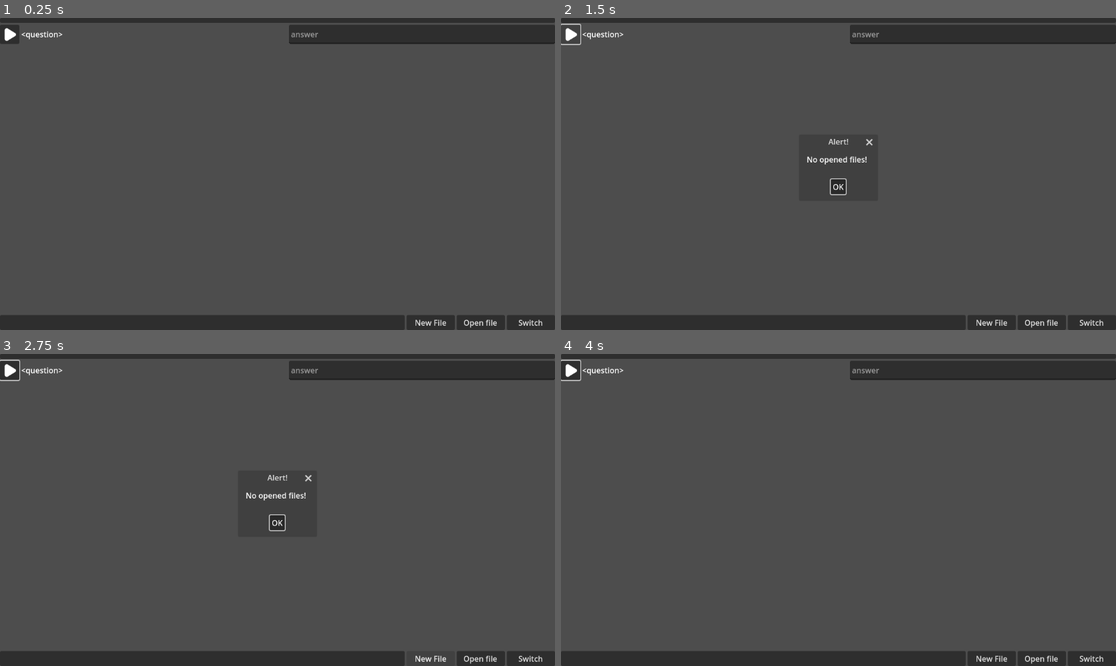
Above: before the commit, frames 1-4 (two rows, left to right).
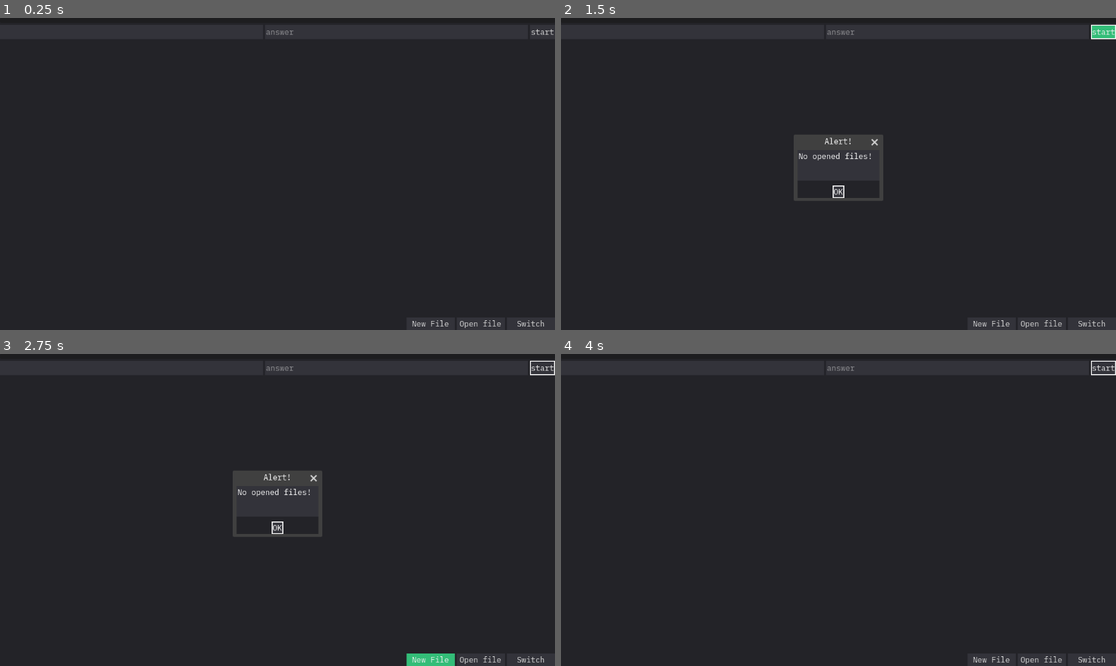
Above: after the commit, the same moments.

Repository: Extner32/mindLab
Game: Godot game, scene res://main.tscn
Two runs of this game, one before a commit and one after it. Both use one fixed random seed, a clock stepped at 60 frames per second and the inputs below.
Inputs (mouse positions are in pixels of both pictures, inside the frame that each line leads up to; where the layout moved, square brackets give the same spot in the first picture):
- Up to frame 1 (0.25 s): no input
- Up to frame 2 (1.5 s): click (1104, 30) [572, 33] at 0.5 s; click (1104, 30) [572, 33] at 1.25 s
- Up to frame 3 (2.75 s): click "New File" at 2 s
- Up to frame 4 (4 s): click "New File" at 2.75 s; click "OK" at 3.5 s

The runs differ from the first frame. In frame 1, 91% of the frame differs, in the area x 0-100%, y 0-100%; in frame 2, 89%; in frame 3, 89%; in frame 4, 91%.
Error before the commit: Parse Error: Expected indented block after function declaration. (res://learning/OneCycle.gd:28)

Commit message:
themes!  yay

Diff:
--- a/file manager/file_manager.tscn
+++ b/file manager/file_manager.tscn
@@ -1,6 +1,7 @@
-[gd_scene load_steps=2 format=3 uid="uid://cuf8vatop611e"]
+[gd_scene load_steps=3 format=3 uid="uid://cuf8vatop611e"]
 
 [ext_resource type="Script" path="res://file manager/file_manager.gd" id="1_yk35e"]
+[ext_resource type="Theme" uid="uid://bgr3x6jwhynme" path="res://themes/dark_theme.tres" id="2_em32t"]
 
 [node name="FileManager" type="Node"]
 process_mode = 1
@@ -11,6 +12,7 @@
 title = "Open File(s)"
 initial_position = 2
 size = Vector2i(700, 500)
+theme = ExtResource("2_em32t")
 ok_button_text = "Open"
 file_mode = 1
 access = 2
@@ -20,7 +22,8 @@
 
 [node name="FileOpenedDialog" type="AcceptDialog" parent="."]
 initial_position = 2
-size = Vector2i(200, 100)
+size = Vector2i(237, 100)
+theme = ExtResource("2_em32t")
 dialog_text = "File is already opened!"
 
 [connection signal="files_selected" from="FileDialog" to="." method="_on_file_dialog_files_selected"]
--- a/learning/OneCycle.gd
+++ b/learning/OneCycle.gd
@@ -5,19 +5,23 @@
 @onready var prev_pairs = $"../../VBoxContainer/PrevPairs"
 
 
-func step(all_wordpairs, wp_idx):
+func step(all_wordpairs, wp_idx, parent):
 	if UserSettings.reversed_direction:
 		question.text = all_wordpairs[wp_idx].nat_word
 
-func check(all_wordpairs, wp_idx):
+func check(all_wordpairs, wp_idx, parent):
 	if UserSettings.reversed_direction:
 
 		if answer.text == all_wordpairs[wp_idx].new_word:
 			all_wordpairs[wp_idx].history.append(true)
 			prev_pairs.text = "[bgcolor="+UserSettings.correct_color.to_html()+"]"+all_wordpairs[wp_idx].nat_word+": "+all_wordpairs[wp_idx].new_word+"[/bgcolor]"+"\n"+prev_pairs.text
+			parent.correct_words += 1
 		else:
 			all_wordpairs[wp_idx].history.append(false)
 			prev_pairs.text = "[bgcolor="+UserSettings.wrong_color.to_html()+"]"+all_wordpairs[wp_idx].nat_word+": "+answer.text+": "+all_wordpairs[wp_idx].new_word+"[/bgcolor]"+"\n"+prev_pairs.text
+			parent.wrong_words += 1
+
+		answer.text = ""
 
 	if wp_idx+1 >=len(all_wordpairs):
 		end()
@@ -26,3 +30,4 @@
 	return wp_idx + 1
 
 func end():
+	pass
--- a/learning/learning.gd
+++ b/learning/learning.gd
@@ -3,8 +3,20 @@
 var all_wordpairs = []
 var wp_idx = 0
 var learning = false
+
+var correct_words = 0
+var wrong_words = 0
+
 @onready var prev_pairs = $VBoxContainer/PrevPairs
 @onready var answer = $VBoxContainer/HBoxContainer/Answer
+
+func _ready():
+	var correct_stylebox = StyleBoxFlat.new()
+	correct_stylebox.bg_color = UserSettings.correct_color
+	var wrong_stylebox = StyleBoxFlat.new()
+	wrong_stylebox.bg_color = UserSettings.wrong_color
+	$VBoxContainer/Bars/CorrectBar.add_theme_stylebox_override("fill", correct_stylebox)
+	$VBoxContainer/Bars/WrongBar.add_theme_stylebox_override("fill", wrong_stylebox)
 
 func combine_files(opened_files):
 	reset()
@@ -20,11 +32,13 @@
 
 func _process(delta):
 	if learning:
+		$VBoxContainer/Bars/CorrectBar.value = correct_words
+		$VBoxContainer/Bars/WrongBar.value = wrong_words
 		match UserSettings.learn_mode:
 			UserSettings.learn_modes.ONE_CYCLE:
-				$Modes/OneCycle.step(all_wordpairs, wp_idx)
+				$Modes/OneCycle.step(all_wordpairs, wp_idx, self)
 				if Input.is_action_just_pressed("enter"):
-					wp_idx = $Modes/OneCycle.check(all_wordpairs, wp_idx)
+					wp_idx = $Modes/OneCycle.check(all_wordpairs, wp_idx, self)
 			UserSettings.learn_modes.REPEAT:
 				pass
 
@@ -44,6 +58,8 @@
 	prev_pairs.text = ""
 	$VBoxContainer/HBoxContainer/Question.text = ""
 	$VBoxContainer/HBoxContainer/Answer.text = ""
+	correct_words = 0
+	wrong_words = 0
 
 func _on_start_button_pressed():
 	if len(all_wordpairs) == 0:
--- a/learning/learning.tscn
+++ b/learning/learning.tscn
@@ -1,14 +1,11 @@
-[gd_scene load_steps=8 format=3 uid="uid://coo8e5vjcprxg"]
+[gd_scene load_steps=7 format=3 uid="uid://coo8e5vjcprxg"]
 
+[ext_resource type="Theme" uid="uid://bgr3x6jwhynme" path="res://themes/dark_theme.tres" id="1_b3rfn"]
 [ext_resource type="Script" path="res://learning/learning.gd" id="1_xqwy1"]
-[ext_resource type="Texture2D" uid="uid://b14xecnkxobno" path="res://learning/start.png" id="2_4mvmt"]
 [ext_resource type="Script" path="res://learning/OneCycle.gd" id="3_77uqp"]
 
 [sub_resource type="StyleBoxFlat" id="StyleBoxFlat_6hkxv"]
 bg_color = Color(0.6, 0.6, 0.6, 0)
-
-[sub_resource type="StyleBoxFlat" id="StyleBoxFlat_nvxjl"]
-bg_color = Color(0, 1, 0, 1)
 
 [sub_resource type="StyleBoxFlat" id="StyleBoxFlat_ds7nr"]
 bg_color = Color(0.6, 0.6, 0.6, 0)
@@ -25,6 +22,7 @@
 grow_vertical = 2
 size_flags_horizontal = 3
 size_flags_vertical = 3
+theme = ExtResource("1_b3rfn")
 script = ExtResource("1_xqwy1")
 
 [node name="VBoxContainer" type="VBoxContainer" parent="."]
@@ -39,13 +37,13 @@
 custom_minimum_size = Vector2(0, 10)
 layout_mode = 2
 size_flags_vertical = 0
+theme = ExtResource("1_b3rfn")
 
 [node name="CorrectBar" type="ProgressBar" parent="VBoxContainer/Bars"]
 custom_minimum_size = Vector2(0, 10)
 layout_mode = 2
 size_flags_horizontal = 3
 theme_override_styles/background = SubResource("StyleBoxFlat_6hkxv")
-theme_override_styles/fill = SubResource("StyleBoxFlat_nvxjl")
 step = 1.0
 rounded = true
 show_percentage = false
@@ -62,37 +60,36 @@
 show_percentage = false
 
 [node name="HBoxContainer" type="HBoxContainer" parent="VBoxContainer"]
-custom_minimum_size = Vector2(0, 40)
+custom_minimum_size = Vector2(0, 25)
 layout_mode = 2
-
-[node name="StartButton" type="Button" parent="VBoxContainer/HBoxContainer"]
-custom_minimum_size = Vector2(40, 40)
-layout_mode = 2
-icon = ExtResource("2_4mvmt")
-expand_icon = true
 
 [node name="Question" type="Label" parent="VBoxContainer/HBoxContainer"]
 layout_mode = 2
 size_flags_horizontal = 3
-text = "<question>"
+size_flags_vertical = 1
+vertical_alignment = 1
 
 [node name="Answer" type="LineEdit" parent="VBoxContainer/HBoxContainer"]
 layout_mode = 2
 size_flags_horizontal = 3
 placeholder_text = "answer"
 
+[node name="StartButton" type="Button" parent="VBoxContainer/HBoxContainer"]
+layout_mode = 2
+text = "start"
+icon_alignment = 1
+
 [node name="PrevPairs" type="RichTextLabel" parent="VBoxContainer"]
 layout_mode = 2
 size_flags_vertical = 3
-focus_mode = 2
 theme_override_colors/default_color = Color(1, 1, 1, 1)
 bbcode_enabled = true
 scroll_following = true
-selection_enabled = true
+shortcut_keys_enabled = false
 
 [node name="NoFilesDialog" type="AcceptDialog" parent="."]
 initial_position = 2
-size = Vector2i(148, 100)
+size = Vector2i(170, 100)
 dialog_text = "No opened files!"
 
 [node name="Modes" type="Node" parent="."]
--- a/main.tscn
+++ b/main.tscn
@@ -1,5 +1,6 @@
-[gd_scene load_steps=5 format=3 uid="uid://6yuk1qnvfge0"]
+[gd_scene load_steps=6 format=3 uid="uid://6yuk1qnvfge0"]
 
+[ext_resource type="Theme" uid="uid://bgr3x6jwhynme" path="res://themes/dark_theme.tres" id="1_7tyyd"]
 [ext_resource type="Script" path="res://main.gd" id="1_ip5id"]
 [ext_resource type="PackedScene" uid="uid://cuf8vatop611e" path="res://file manager/file_manager.tscn" id="2_abvjp"]
 [ext_resource type="PackedScene" uid="uid://bi6fob6qdiqmv" path="res://editor/editor.tscn" id="2_ti8p7"]
@@ -12,6 +13,7 @@
 anchor_bottom = 1.0
 grow_horizontal = 2
 grow_vertical = 2
+theme = ExtResource("1_7tyyd")
 script = ExtResource("1_ip5id")
 
 [node name="VBoxContainer" type="VBoxContainer" parent="."]
@@ -31,7 +33,7 @@
 layout_mode = 2
 
 [node name="HBoxContainer" type="HBoxContainer" parent="VBoxContainer"]
-custom_minimum_size = Vector2(0, 15)
+custom_minimum_size = Vector2(0, 25)
 layout_mode = 2
 size_flags_vertical = 10
 size_flags_stretch_ratio = 0.0
--- a/project.godot
+++ b/project.godot
@@ -40,3 +40,4 @@
 
 renderer/rendering_method="gl_compatibility"
 renderer/rendering_method.mobile="gl_compatibility"
+environment/defaults/default_clear_color=Color(0.137255, 0.137255, 0.156863, 1)
--- /dev/null
+++ b/themes/dark_theme.tres
@@ -0,0 +1,105 @@
+[gd_resource type="Theme" load_steps=13 format=3 uid="uid://bgr3x6jwhynme"]
+
+[ext_resource type="FontFile" uid="uid://cllq2talkpjey" path="res://IBMPlexMono-Regular.ttf" id="1_nje6u"]
+
+[sub_resource type="StyleBoxFlat" id="StyleBoxFlat_stugu"]
+bg_color = Color(0.137255, 0.137255, 0.156863, 1)
+
+[sub_resource type="StyleBoxFlat" id="StyleBoxFlat_qsdm3"]
+content_margin_left = 2.0
+content_margin_top = 2.0
+content_margin_right = 2.0
+content_margin_bottom = 2.0
+bg_color = Color(0.6, 0.6, 0.6, 0)
+border_width_left = 2
+border_width_top = 2
+border_width_right = 2
+border_width_bottom = 2
+border_color = Color(1, 1, 1, 1)
+
+[sub_resource type="StyleBoxFlat" id="StyleBoxFlat_7luci"]
+content_margin_left = 2.0
+content_margin_top = 2.0
+content_margin_right = 2.0
+content_margin_bottom = 2.0
+bg_color = Color(0.2, 0.741176, 0.470588, 1)
+
+[sub_resource type="StyleBoxFlat" id="StyleBoxFlat_c7ajh"]
+content_margin_left = 2.0
+content_margin_top = 2.0
+content_margin_right = 2.0
+content_margin_bottom = 2.0
+bg_color = Color(0.2, 0.2, 0.227451, 1)
+
+[sub_resource type="StyleBoxFlat" id="StyleBoxFlat_ckvnd"]
+content_margin_left = 2.0
+content_margin_top = 2.0
+content_margin_right = 2.0
+content_margin_bottom = 2.0
+bg_color = Color(0.137255, 0.137255, 0.156863, 1)
+
+[sub_resource type="StyleBoxFlat" id="StyleBoxFlat_o35sh"]
+content_margin_left = 2.0
+content_margin_top = 2.0
+content_margin_right = 2.0
+content_margin_bottom = 2.0
+bg_color = Color(0.2, 0.2, 0.227451, 1)
+
+[sub_resource type="StyleBoxFlat" id="StyleBoxFlat_frrr1"]
+content_margin_left = 2.0
+content_margin_top = 2.0
+content_margin_right = 2.0
+content_margin_bottom = 2.0
+bg_color = Color(0.6, 0.6, 0.6, 0)
+border_width_left = 2
+border_width_top = 2
+border_width_right = 2
+border_width_bottom = 2
+border_color = Color(1, 1, 1, 1)
+
+[sub_resource type="StyleBoxFlat" id="StyleBoxFlat_wstfi"]
+content_margin_left = 2.0
+content_margin_top = 2.0
+content_margin_right = 2.0
+content_margin_bottom = 2.0
+bg_color = Color(0.2, 0.2, 0.227451, 1)
+
+[sub_resource type="StyleBoxFlat" id="StyleBoxFlat_gfvsb"]
+bg_color = Color(0.137255, 0.137255, 0.156863, 1)
+
+[sub_resource type="StyleBoxFlat" id="StyleBoxFlat_8m04g"]
+content_margin_left = 2.0
+content_margin_top = 2.0
+content_margin_right = 2.0
+content_margin_bottom = 2.0
+bg_color = Color(0.6, 0.6, 0.6, 0)
+border_width_left = 2
+border_width_top = 2
+border_width_right = 2
+border_width_bottom = 2
+border_color = Color(1, 1, 1, 1)
+
+[sub_resource type="StyleBoxFlat" id="StyleBoxFlat_1my2c"]
+content_margin_left = 2.0
+content_margin_top = 2.0
+content_margin_right = 2.0
+content_margin_bottom = 2.0
+bg_color = Color(0.2, 0.2, 0.227451, 1)
+
+[resource]
+AcceptDialog/styles/panel = SubResource("StyleBoxFlat_stugu")
+Button/fonts/font = ExtResource("1_nje6u")
+Button/styles/focus = SubResource("StyleBoxFlat_qsdm3")
+Button/styles/hover = SubResource("StyleBoxFlat_7luci")
+Button/styles/normal = SubResource("StyleBoxFlat_c7ajh")
+Button/styles/pressed = SubResource("StyleBoxFlat_ckvnd")
+Label/fonts/font = ExtResource("1_nje6u")
+Label/styles/normal = SubResource("StyleBoxFlat_o35sh")
+LineEdit/fonts/font = ExtResource("1_nje6u")
+LineEdit/styles/focus = SubResource("StyleBoxFlat_frrr1")
+LineEdit/styles/normal = SubResource("StyleBoxFlat_wstfi")
+Panel/styles/panel = SubResource("StyleBoxFlat_gfvsb")
+TextEdit/styles/focus = SubResource("StyleBoxFlat_8m04g")
+TextEdit/styles/normal = SubResource("StyleBoxFlat_1my2c")
+Window/colors/title_color = Color(1, 1, 1, 1)
+Window/fonts/title_font = ExtResource("1_nje6u")
--- a/user_settings.gd
+++ b/user_settings.gd
@@ -1,6 +1,6 @@
 extends Node
 
-var word_pair_height = 50
+var word_pair_height = 15
 var file_seperator = "@"
 
 
@@ -13,5 +13,5 @@
 #one_cycle: go trough all words once
 #repeat: repeat all words until all are done
 
-var correct_color = Color(0, 1, 0)
-var wrong_color = Color(1, 0, 0)
+var correct_color = Color(0.2, 0.741, 0.470)
+var wrong_color = Color(0.670, 0.047, 0.325)
Binary file added: IBMPlexMono-Regular.ttf
Not shown, added: IBMPlexMono-Regular.ttf.import
